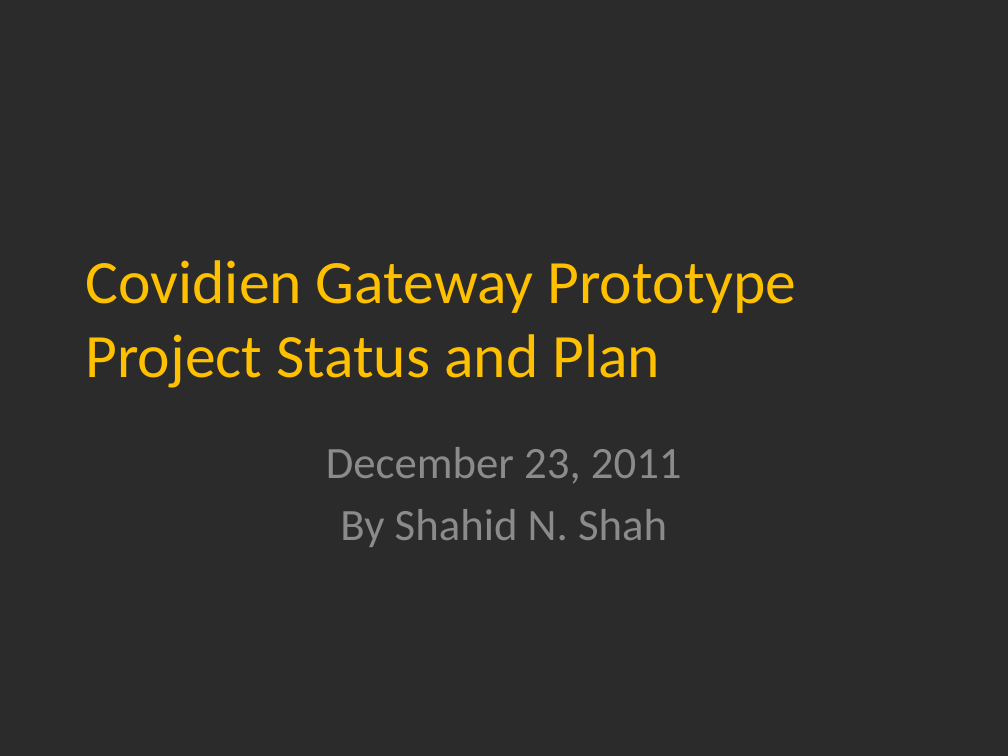
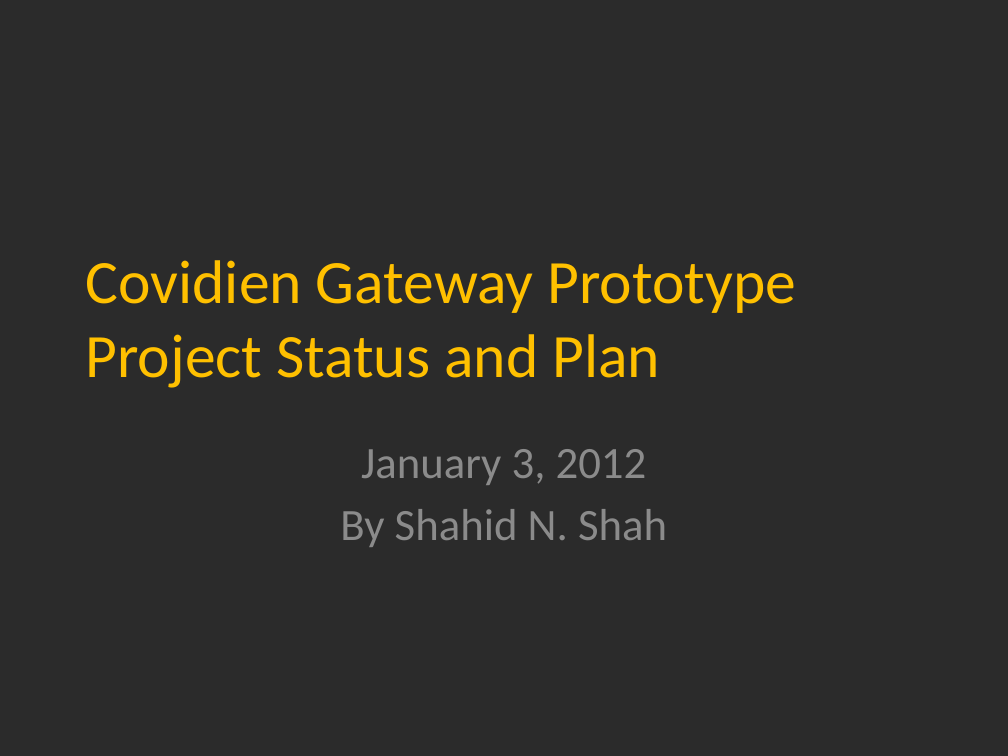
Before and after one commit to netspective/fluent, a slide deck: slide 1 of support/documents/Covidien Gateway Prototype Project Status and Plan.pptx. Drawn at 1008x756 pixels with LibreOffice and Linux fonts; fonts in the diff are those of the drawing; background and template pictures are left out; a plain dark background stands for a picture behind light text. Boxes give left, top, right and bottom in pixels: in the first picture for what was removed or moved away, otherwise in the second. Text is boxed around its words. In the diff, an @@ line names an element or a change of style, - is before the commit and + after.

```diff
--- a/support/documents/Covidien Gateway Prototype Project Status and Plan.pptx
+++ b/support/documents/Covidien Gateway Prototype Project Status and Plan.pptx
@@ subtitle at [361,449,647,485]: text changed @@
-December 23, 2011
+January 3, 2012
```
Also in this commit, not shown: 5 slides added.
